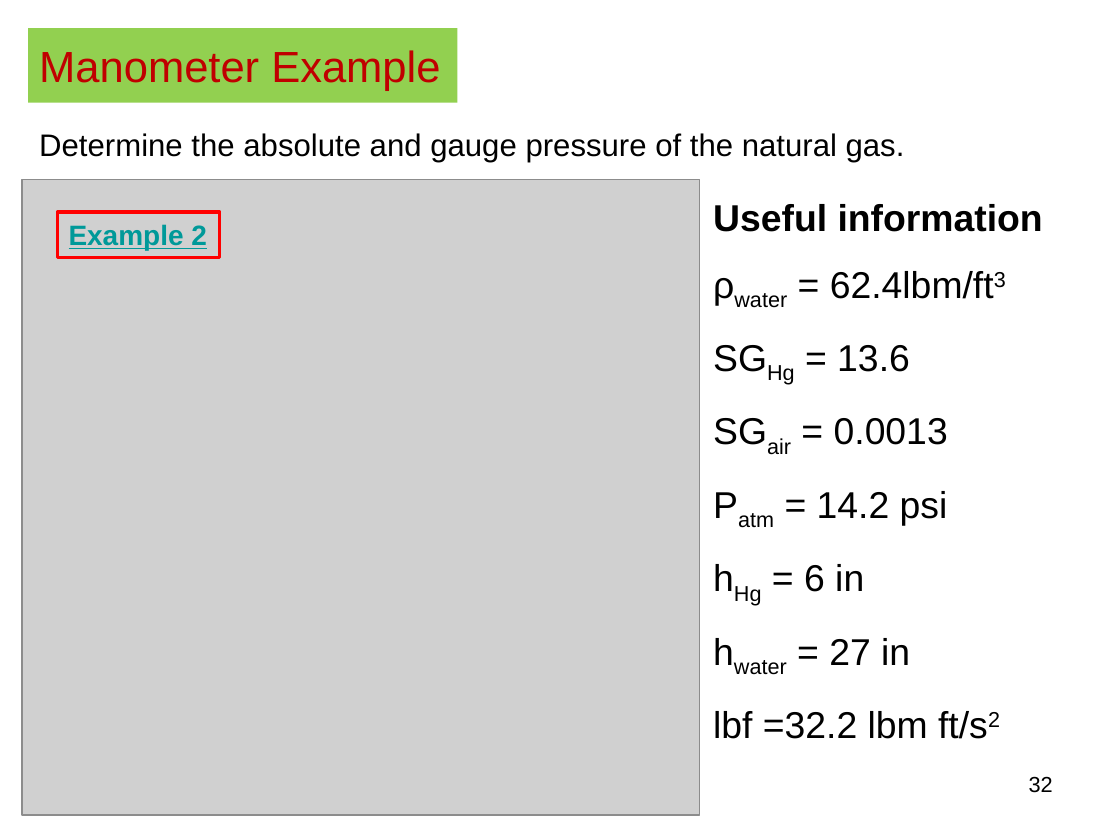
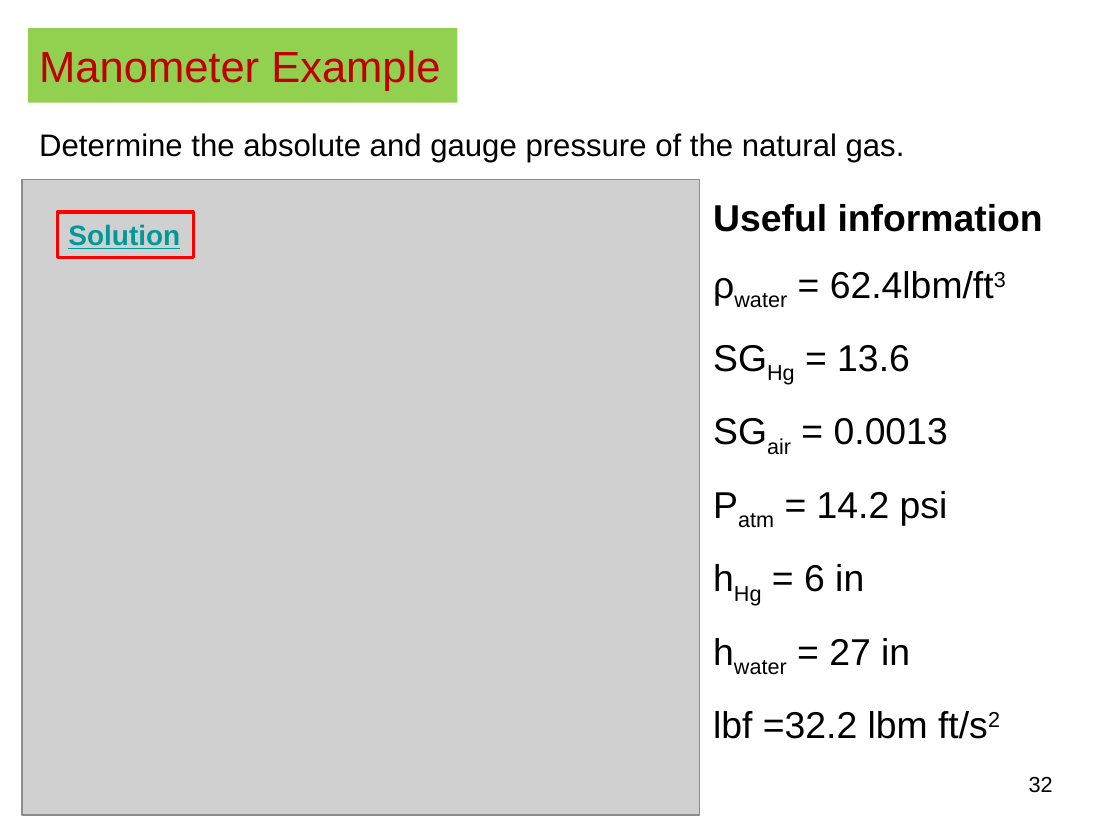
Before and after one commit to longapalooza/ENGR222, a slide deck: slide 32 of 01.Introduction.pptx. Drawn at 1120x840 pixels with LibreOffice and Linux fonts; fonts in the diff are those of the drawing; grey boxes stand for pictures. Boxes give left, top, right and bottom in pixels: in the first picture for what was removed or moved away, otherwise in the second. Text is boxed around its words. In the diff, an @@ line names an element or a change of style, - is before the commit and + after.

```diff
--- a/01.Introduction.pptx
+++ b/01.Introduction.pptx
@@ rectangle "Solution": place and size @@
-rectangle "Solution" at [57,212,220,256]
+rectangle "Solution" at [57,212,193,256]
@@ text in rectangle at [68,224,180,249]: text changed @@
-Example 2
+Solution
```
Also in this commit, not shown: 1 other slide changed.
